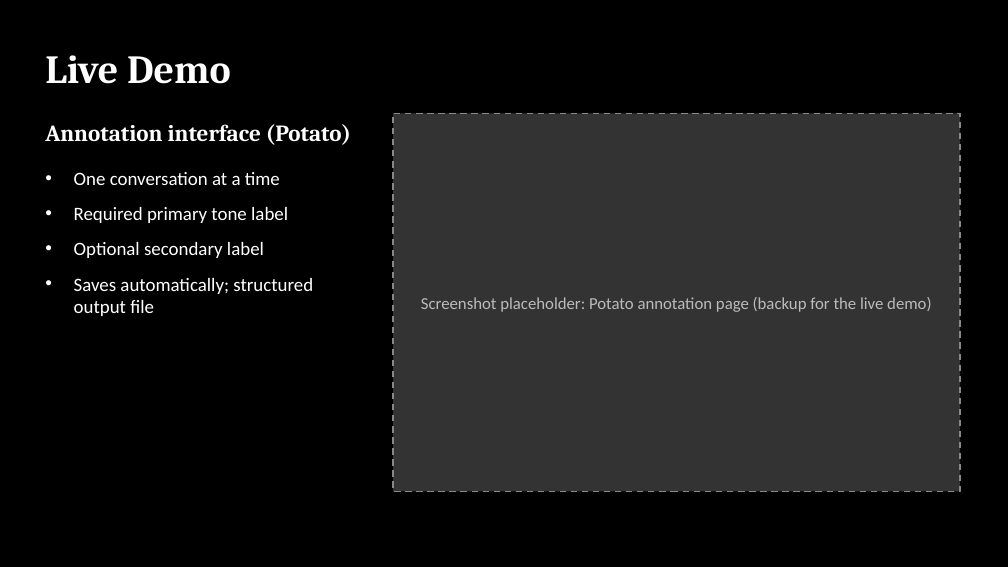
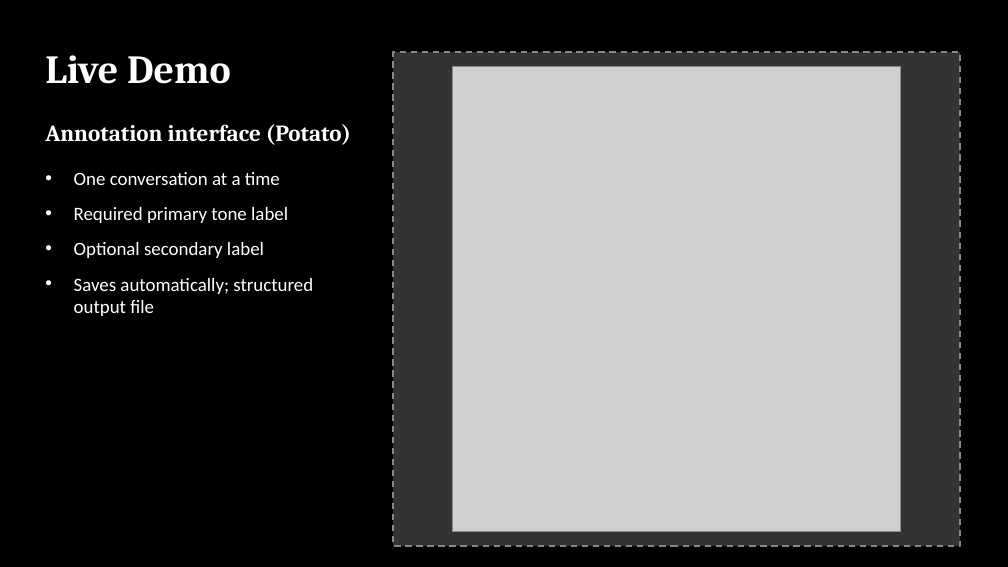
Before and after one commit to venkatrepaka-umich/ConvoSense, a slide deck: slide 12 of docs/Phase 1 PPT.pptx (slide 7 before the commit). Drawn at 1008x567 pixels with LibreOffice and Linux fonts; fonts in the diff are those of the drawing; grey boxes stand for pictures. Boxes give left, top, right and bottom in pixels: in the first picture for what was removed or moved away, otherwise in the second. Text is boxed around its words. In the diff, an @@ line names an element or a change of style, - is before the commit and + after.

Commit message:
Update Phase 1 PPT.pptx: Revised presentation file to enhance project details and support materials for the annotation process.

```diff
--- a/docs/Phase 1 PPT.pptx
+++ b/docs/Phase 1 PPT.pptx
@@ rectangle: place and size @@
-rectangle at box(393, 113, 960, 492)
+rectangle at box(393, 52, 960, 546)
@@ picture added at box(452, 67, 901, 531) @@
@@ text removed at box(421, 297, 931, 312) @@
-Screenshot placeholder: Potato annotation page (backup for the live demo)
```
Also in this commit, not shown: 3 other slides changed, 5 slides added.
